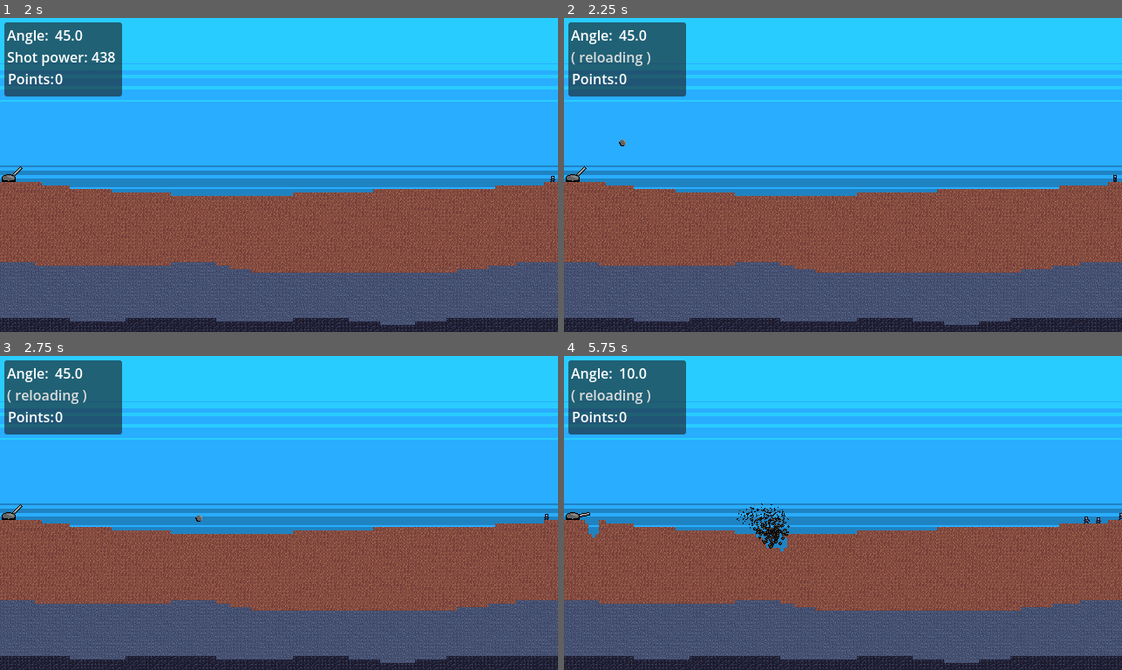
Above: before the commit, frames 1-4 (two rows, left to right).
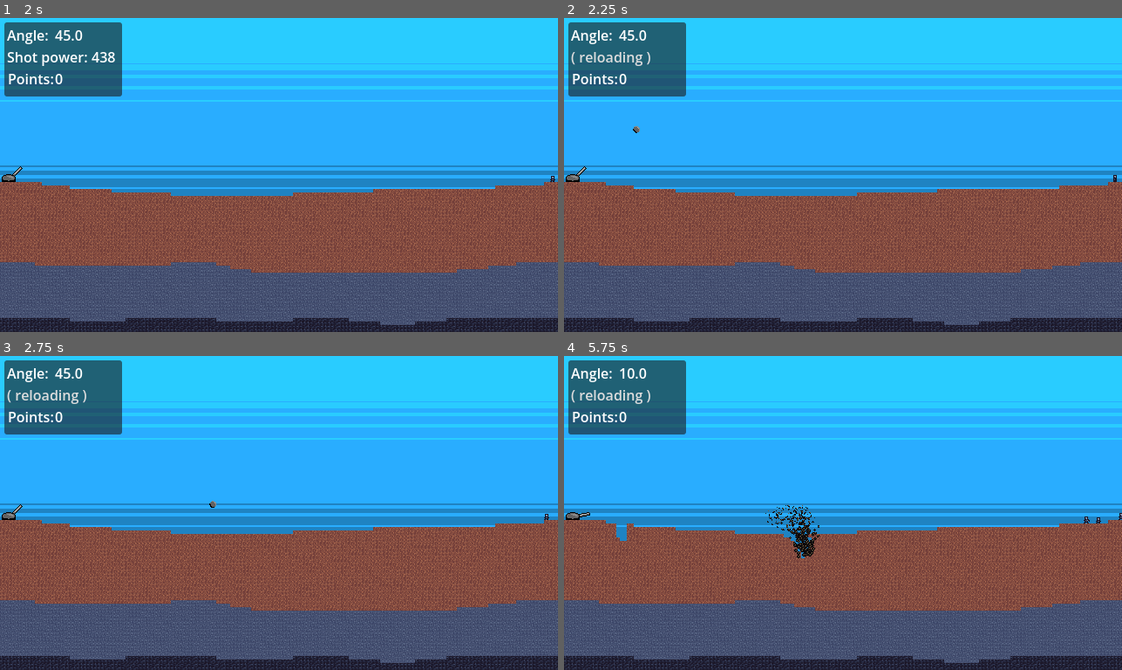
Above: after the commit, the same moments.

Repository: hunttis/ld-60
Game: Godot game, scene res://assets/scenes/master.tscn
The game is run twice, just before and just after one commit, with the same random seed, the same clock (stepped at 60 frames per second) and the same inputs.
Inputs (mouse positions are in pixels of both pictures, inside the frame that each line leads up to):
- Up to frame 1 (2 s): click "Start" at 0.5 s; tap Enter at 1.25 s; move the mouse to (401, 159) at 1.27 s; hold Space (shoot) from 1.28 s (still down)
- Up to frame 2 (2.25 s): move the mouse to (731, 190) at 2.02 s; release Space (shoot) at 2.03 s; tap Shift (angle_finesse_modifier) at 2.1 s
- Up to frame 3 (2.75 s): tap Space (shoot) at 2.3 s
- Up to frame 4 (5.75 s): tap Space (shoot) at 2.75, 3.05, 3.8, 5.1 s; move the mouse to (898, 443) at 2.77 s; hold Right (lower_cannon_angle) 2.78-3.53 s; move the mouse to (815, 575) at 3.52 s; tap Left (raise_cannon_angle) at 3.6 s; move the mouse to (1010, 560) at 4.27 s; hold Space (shoot) 4.28-5.03 s; move the mouse to (675, 465) at 5.02 s

Frame 1 is identical in both runs. In frame 2, less than 0.1% of the frame differs, in the area x 9-14%, y 34-41%; in frame 3, less than 0.1%; in frame 4, 1.1%, in the area x 3-46%, y 46-65%.

Commit message:
Cannonball leaves from the muzzle

Diff:
--- a/assets/scenes/game.gd
+++ b/assets/scenes/game.gd
@@ -67,7 +67,7 @@
   )
 
   get_tree().current_scene.add_child(cannonball)
-  cannonball.global_position = cannon.global_position
+  cannonball.global_position = cannon.global_position + direction * 22.5
   cannonball.linear_velocity = direction * shoot_speed * power
   update_ui_power(0)
 
